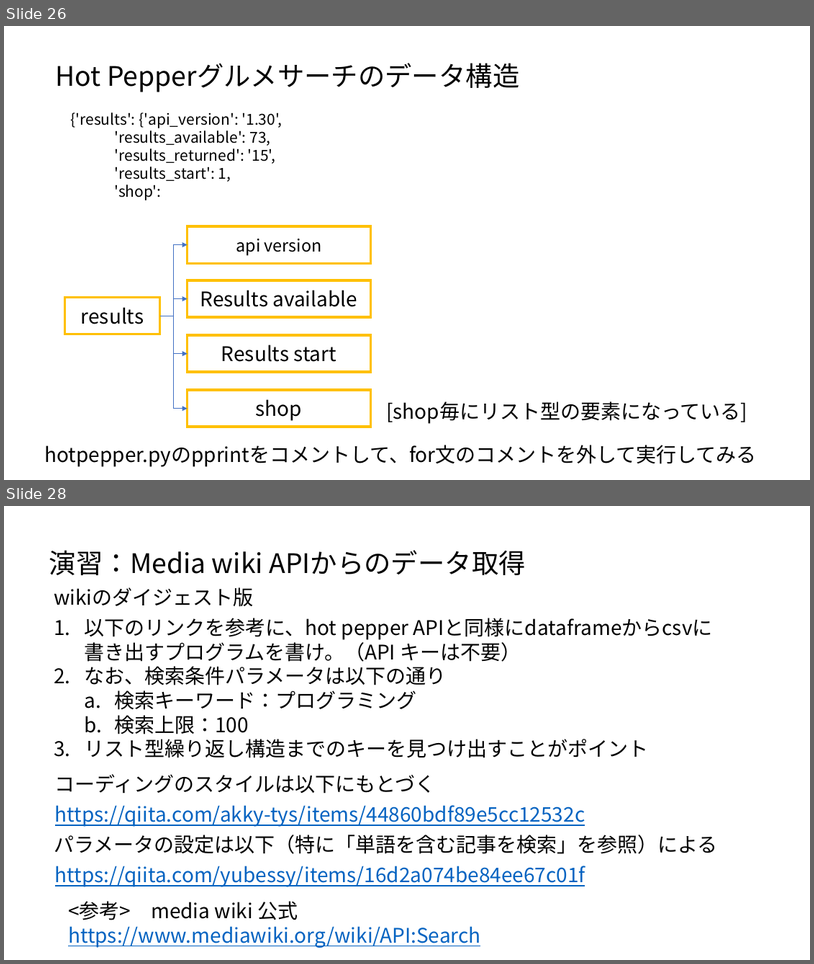
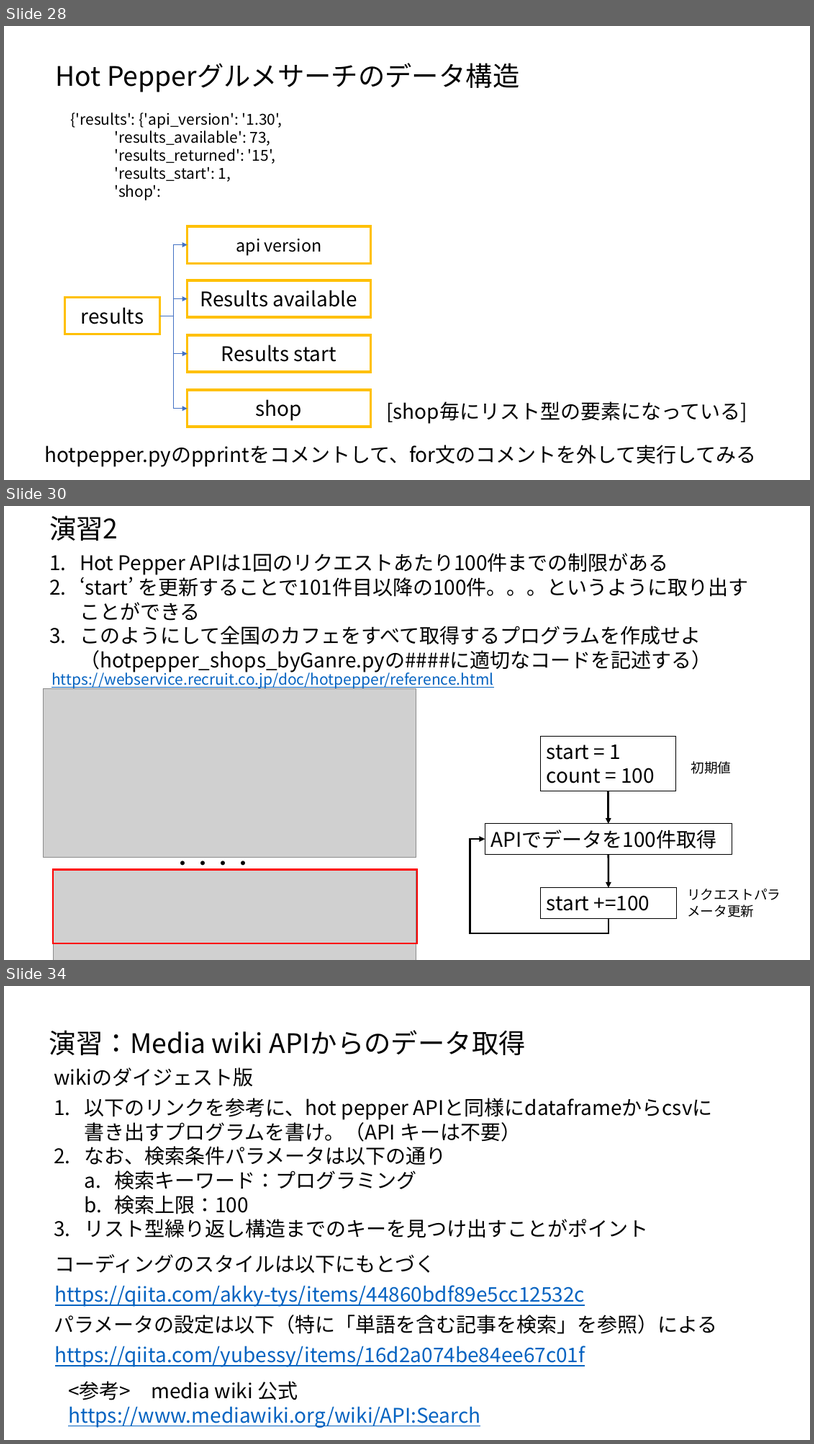
Before and after one commit to ueharaLab/bigdata8_API, a slide deck: bigdata7_API.pptx. Shown one above the other, each under a label of ours: slides 26 and 28 before the commit, slides 28, 30 and 34 after it; the slides between them are not shown. The pictures are 814x964 and 814x1444 pixels, drawn with LibreOffice and Linux fonts; fonts in the diff are those of the drawing; grey boxes stand for pictures. Boxes give left, top, right and bottom in pixels: in the first picture for what was removed or moved away, otherwise in the second. Text is boxed around its words. In the diff, an @@ line names an element or a change of style, - is before the commit and + after.

```diff
--- a/bigdata7_API.pptx
+++ b/bigdata7_API.pptx
@@ slide 30 added at [4,506,810,960], background #FFFFFF @@
@@ text added at [49,515,118,541], 32 pt, text #000000 @@
+演習2
@@ text added at [80,553,748,673], 24 pt, text #000000 @@
+1. Hot Pepper APIは1回のリクエストあたり100件までの制限がある
+2. ‘start’ を更新することで101件目以降の100件。。。というように取り出すことができる
+3. このようにして全国のカフェをすべて取得するプログラムを作成せよ（hotpepper_shops_byGanre.pyの####に適切なコードを記述する）
@@ text added at [52,669,494,688], 18 pt, text #0563C1, underline @@
+https://webservice.recruit.co.jp/doc/hotpepper/reference.html
@@ picture added at [44,689,417,857] @@
@@ rectangle added at [541,736,676,791], outline #000000 0.75 pt, 24 pt, text #000000 @@
+start = 1
+count = 100
@@ text added at [692,761,732,774], 16 pt, text #000000 @@
+初期値
@@ arrow added from (609, 791) to (609, 824), #000000 2.25 pt @@
@@ rectangle added at [486,824,733,854], outline #000000 0.75 pt, 24 pt, text #000000 @@
+APIでデータを100件取得
@@ elbow arrow added from (609, 918) to (486, 839), #000000 2.25 pt @@
@@ picture added at [53,870,417,960] @@
@@ rectangle added at [53,870,417,943], outline #FF0000 2.25 pt @@
@@ text added at [172,857,253,870], 24 pt, text #000000 @@
+・・・・
@@ arrow added from (609, 854) to (609, 888), #000000 2.25 pt @@
@@ rectangle added at [541,888,676,918], outline #000000 0.75 pt, 24 pt, text #000000 @@
+start +=100
@@ text added at [687,888,781,917], 16 pt, text #000000 @@
+リクエストパラメータ更新
@@ what was slide 26 is now slide 28 @@
@@ what was slide 28 is now slide 34 @@
```
Also in this commit, not shown: 8 slides changed, 6 other slides added, 1 slide removed, 8 other files.
